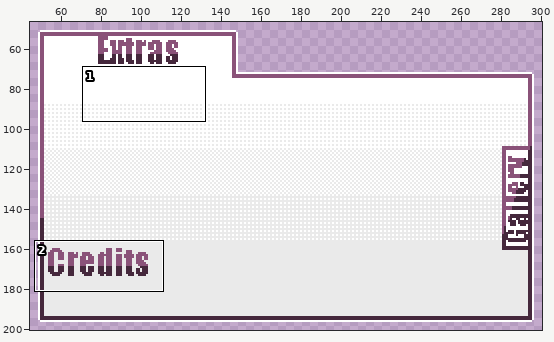
File history of a pixel-art file, Assets/Sprites/MainMenu_AllAssets.aseprite. The first picture is a wide view before the edit; the outline marks the close-up.
Close-up. First the earlier version:
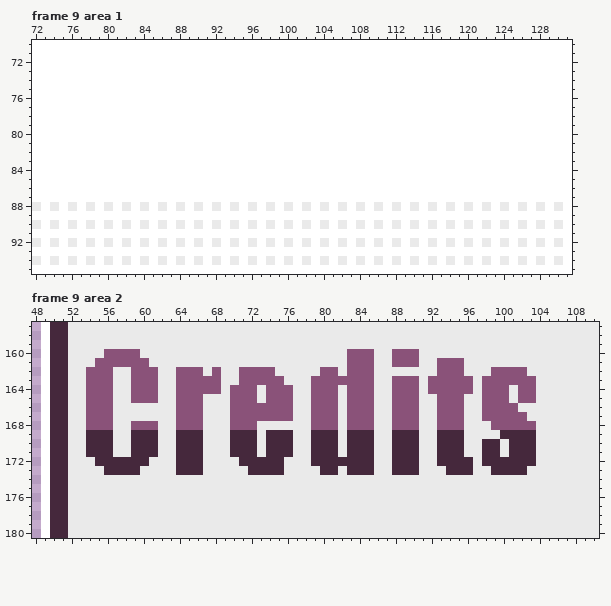
480x270 pixels, 17 frames. Shown: frame 9 area 1: x 72..131, y 70..95; frame 9 area 2: x 48..110, y 157..180. The wide view leaves out empty margins.
After the commit:
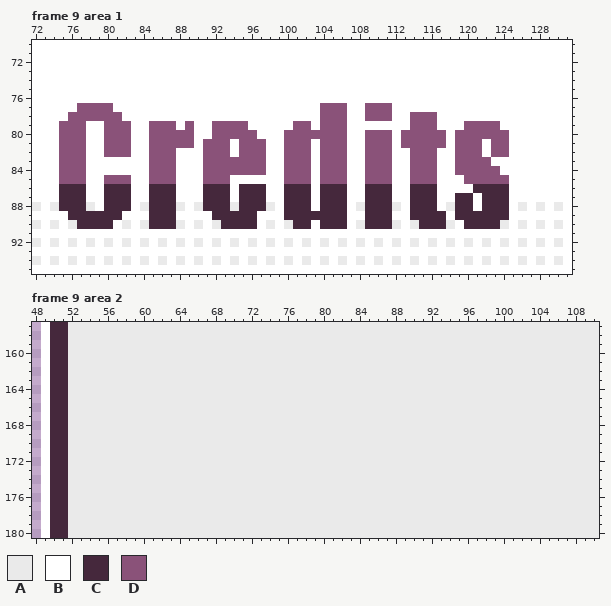
Palette (. is transparent): A #eaeaea  B #ffffff  C #45283c  D #8a5279
Edits made:
Frame 9 area 1, layer "Extra":
y 77: x 77..80 BBBB -> DDDD; x 104..106 BBB -> DDD; x 109..111 BBB -> DDD
y 78: x 76..81 BBBBBB -> DDDDDD; x 104..106 BBB -> DDD; x 109..111 BBB -> DDD; x 114..116 BBB -> DDD
y 79: x 75..77 BBB -> DDD; x 80..82 BBB -> DDD; x 85..87 BBB -> DDD; x 89 B -> D; x 92..95 BBBB -> DDDD; x 101..102 BB -> DD; x 104..106 BBB -> DDD; x 114..116 BBB -> DDD; x 120..123 BBBB -> DDDD
y 80: x 75..77 BBB -> DDD; x 80..82 BBB -> DDD; x 85..89 BBBBB -> DDDDD; x 92..96 BBBBB -> DDDDD; x 100..106 BBBBBBB -> DDDDDDD; x 109..111 BBB -> DDD; x 113..117 BBBBB -> DDDDD; x 119..124 BBBBBB -> DDDDDD
y 81: x 75..77 BBB -> DDD; x 80..82 BBB -> DDD; x 85..89 BBBBB -> DDDDD; x 91..93 BBB -> DDD; x 95..97 BBB -> DDD; x 100..102 BBB -> DDD; x 104..106 BBB -> DDD; x 109..111 BBB -> DDD; x 113..117 BBBBB -> DDDDD; x 119..121 BBB -> DDD; x 123..124 BB -> DD
y 82: x 75..77 BBB -> DDD; x 80..82 BBB -> DDD; x 85..87 BBB -> DDD; x 91..93 BBB -> DDD; x 95..97 BBB -> DDD; x 100..102 BBB -> DDD; x 104..106 BBB -> DDD; x 109..111 BBB -> DDD; x 114..116 BBB -> DDD; x 119..121 BBB -> DDD; x 123..124 BB -> DD
y 83: x 75..77 BBB -> DDD; x 85..87 BBB -> DDD; x 91..97 BBBBBBB -> DDDDDDD; x 100..102 BBB -> DDD; x 104..106 BBB -> DDD; x 109..111 BBB -> DDD; x 114..116 BBB -> DDD; x 119..122 BBBB -> DDDD
y 84: x 75..77 BBB -> DDD; x 85..87 BBB -> DDD; x 91..97 BBBBBBB -> DDDDDDD; x 100..102 BBB -> DDD; x 104..106 BBB -> DDD; x 109..111 BBB -> DDD; x 114..116 BBB -> DDD; x 119..123 BBBBB -> DDDDD
y 85: x 75..77 BBB -> DDD; x 80..82 BBB -> DDD; x 85..87 BBB -> DDD; x 91..93 BBB -> DDD; x 100..102 BBB -> DDD; x 104..106 BBB -> DDD; x 109..111 BBB -> DDD; x 114..116 BBB -> DDD; x 120..124 BBBBB -> DDDDD
y 86: x 75..77 BBB -> CCC; x 80..82 BBB -> CCC; x 85..87 BBB -> CCC; x 91..93 BBB -> CCC; x 95..97 BBB -> CCC; x 100..102 BBB -> CCC; x 104..106 BBB -> CCC; x 109..111 BBB -> CCC; x 114..116 BBB -> CCC; x 121..124 BBBB -> CCCC
y 87: x 75..77 BBB -> CCC; x 80..82 BBB -> CCC; x 85..87 BBB -> CCC; x 91..93 BBB -> CCC; x 95..97 BBB -> CCC; x 100..102 BBB -> CCC; x 104..106 BBB -> CCC; x 109..111 BBB -> CCC; x 114..116 BBB -> CCC; x 119..120 BB -> CC; x 122..124 BBB -> CCC
y 88: x 75..77 BAB -> CCC; x 80..82 ABA -> CCC; x 85..87 BAB -> CCC; x 91..93 BAB -> CCC; x 95..97 BAB -> CCC; x 100..102 ABA -> CCC; x 104..106 ABA -> CCC; x 109..111 BAB -> CCC; x 114..116 ABA -> CCC; x 119..120 BA -> CC; x 122..124 ABA -> CCC
y 89: x 76..81 BBBBBB -> CCCCCC; x 85..87 BBB -> CCC; x 92..96 BBBBB -> CCCCC; x 100..106 BBBBBBB -> CCCCCCC; x 109..111 BBB -> CCC; x 114..117 BBBB -> CCCC; x 119..124 BBBBBB -> CCCCCC
y 90: x 77..80 BABA -> CCCC; x 85..87 BAB -> CCC; x 93..96 BABA -> CCCC; x 101..102 BA -> CC; x 104..106 ABA -> CCC; x 109..111 BAB -> CCC; x 115..117 BAB -> CCC; x 120..123 ABAB -> CCCC
Frame 9 area 2, layer "Extra":
y 160: x 56..59 DDDD -> AAAA; x 83..85 DDD -> AAA; x 88..90 DDD -> AAA
y 161: x 55..60 DDDDDD -> AAAAAA; x 83..85 DDD -> AAA; x 88..90 DDD -> AAA; x 93..95 DDD -> AAA
y 162: x 54..56 DDD -> AAA; x 59..61 DDD -> AAA; x 64..66 DDD -> AAA; x 68 D -> A; x 71..74 DDDD -> AAAA; x 80..81 DD -> AA; x 83..85 DDD -> AAA; x 93..95 DDD -> AAA; x 99..102 DDDD -> AAAA
y 163: x 54..56 DDD -> AAA; x 59..61 DDD -> AAA; x 64..68 DDDDD -> AAAAA; x 71..75 DDDDD -> AAAAA; x 79..85 DDDDDDD -> AAAAAAA; x 88..90 DDD -> AAA; x 92..96 DDDDD -> AAAAA; x 98..103 DDDDDD -> AAAAAA
y 164: x 54..56 DDD -> AAA; x 59..61 DDD -> AAA; x 64..68 DDDDD -> AAAAA; x 70..72 DDD -> AAA; x 74..76 DDD -> AAA; x 79..81 DDD -> AAA; x 83..85 DDD -> AAA; x 88..90 DDD -> AAA; x 92..96 DDDDD -> AAAAA; x 98..100 DDD -> AAA; x 102..103 DD -> AA
y 165: x 54..56 DDD -> AAA; x 59..61 DDD -> AAA; x 64..66 DDD -> AAA; x 70..72 DDD -> AAA; x 74..76 DDD -> AAA; x 79..81 DDD -> AAA; x 83..85 DDD -> AAA; x 88..90 DDD -> AAA; x 93..95 DDD -> AAA; x 98..100 DDD -> AAA; x 102..103 DD -> AA
y 166: x 54..56 DDD -> AAA; x 64..66 DDD -> AAA; x 70..76 DDDDDDD -> AAAAAAA; x 79..81 DDD -> AAA; x 83..85 DDD -> AAA; x 88..90 DDD -> AAA; x 93..95 DDD -> AAA; x 98..101 DDDD -> AAAA
y 167: x 54..56 DDD -> AAA; x 64..66 DDD -> AAA; x 70..76 DDDDDDD -> AAAAAAA; x 79..81 DDD -> AAA; x 83..85 DDD -> AAA; x 88..90 DDD -> AAA; x 93..95 DDD -> AAA; x 98..102 DDDDD -> AAAAA
y 168: x 54..56 DDD -> AAA; x 59..61 DDD -> AAA; x 64..66 DDD -> AAA; x 70..72 DDD -> AAA; x 79..81 DDD -> AAA; x 83..85 DDD -> AAA; x 88..90 DDD -> AAA; x 93..95 DDD -> AAA; x 99..103 DDDDD -> AAAAA
y 169: x 54..56 CCC -> AAA; x 59..61 CCC -> AAA; x 64..66 CCC -> AAA; x 70..72 CCC -> AAA; x 74..76 CCC -> AAA; x 79..81 CCC -> AAA; x 83..85 CCC -> AAA; x 88..90 CCC -> AAA; x 93..95 CCC -> AAA; x 100..103 CCCC -> AAAA
y 170..171: x 54..56 CCC -> AAA; x 59..61 CCC -> AAA; x 64..66 CCC -> AAA; x 70..72 CCC -> AAA; x 74..76 CCC -> AAA; x 79..81 CCC -> AAA; x 83..85 CCC -> AAA; x 88..90 CCC -> AAA; x 93..95 CCC -> AAA; x 98..99 CC -> AA; x 101..103 CCC -> AAA
y 172: x 55..60 CCCCCC -> AAAAAA; x 64..66 CCC -> AAA; x 71..75 CCCCC -> AAAAA; x 79..85 CCCCCCC -> AAAAAAA; x 88..90 CCC -> AAA; x 93..96 CCCC -> AAAA; x 98..103 CCCCCC -> AAAAAA
y 173: x 56..59 CCCC -> AAAA; x 64..66 CCC -> AAA; x 72..75 CCCC -> AAAA; x 80..81 CC -> AA; x 83..85 CCC -> AAA; x 88..90 CCC -> AAA; x 94..96 CCC -> AAA; x 99..102 CCCC -> AAAA
Pixel boxes of the changes (left, top, right, bottom) in both close-ups:
changed: (59, 103, 509, 229)
changed: (86, 349, 536, 475)
